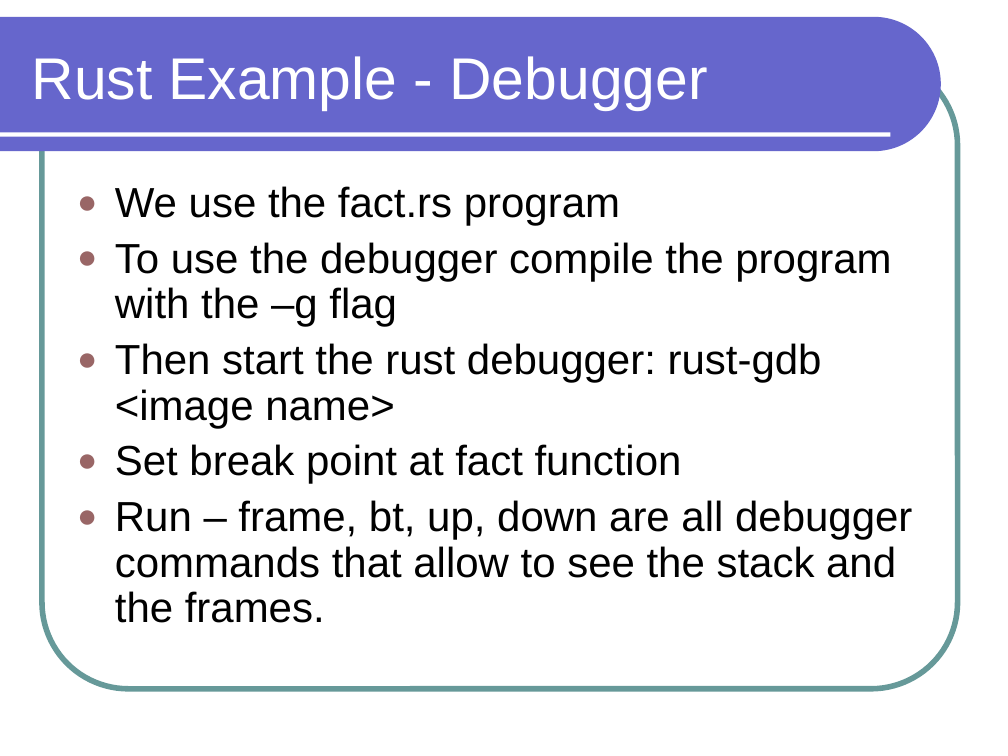
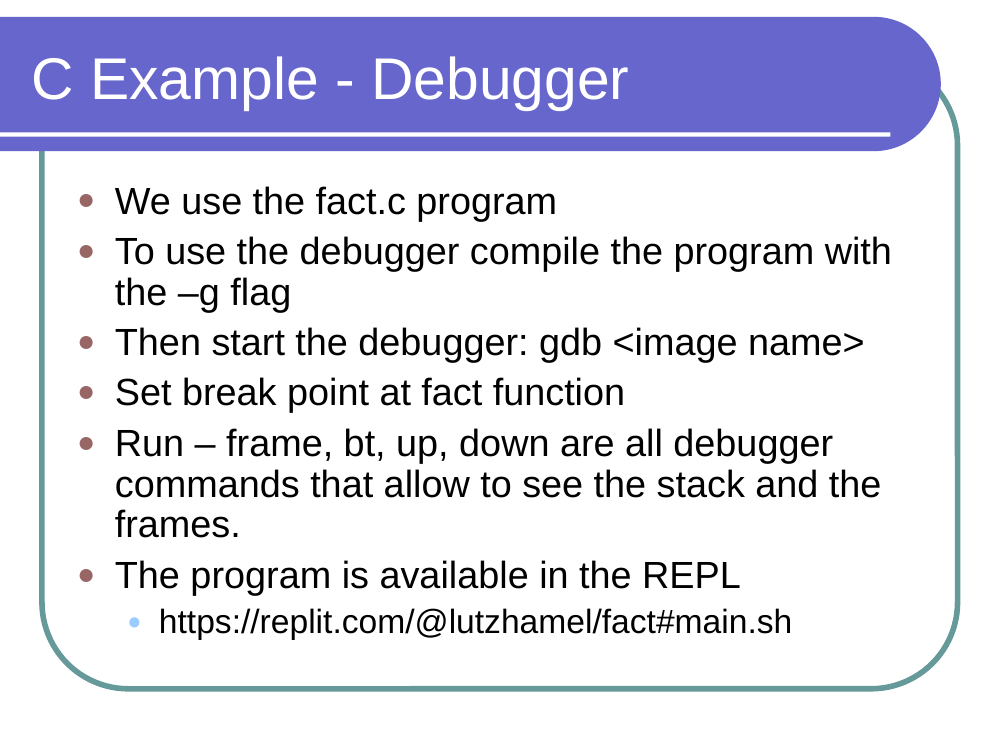
Before and after one commit to lutzhamel/CSC301, a slide deck: slide 11 of notes/csc301-ln016.ppt. Drawn at 1008x756 pixels with LibreOffice and Linux fonts; fonts in the diff are those of the drawing. Boxes give left, top, right and bottom in pixels: in the first picture for what was removed or moved away, otherwise in the second. Text is boxed around its words. In the diff, an @@ line names an element or a change of style, - is before the commit and + after.

```diff
--- a/notes/csc301-ln016.ppt
+++ b/notes/csc301-ln016.ppt
@@ title at bbox=[32, 56, 629, 110]: text changed @@
-Rust Example - Debugger
+C Example - Debugger
@@ text at bbox=[115, 186, 557, 221]: text changed; size 30 to 27 pt @@
-● We use the fact.rs program
+● We use the fact.c program
@@ text at bbox=[115, 236, 892, 538]: size 30 to 27 pt in "To use the debugger compile the program ...", "Set break point at fact function", "Run – frame, bt, up, down are ..." @@
@@ text at bbox=[115, 327, 865, 362]: text changed; size 30 to 27 pt @@
-● Then start the rust debugger: rust-gdb <image name>
+● Then start the debugger: gdb <image name>
@@ text at bbox=[115, 560, 792, 640]: paragraphs added @@
+● The program is available in the REPL
+  ● https://replit.com/@lutzhamel/fact#main.sh
```
Also in this commit, not shown: 1 other slide changed, 3 other files.
